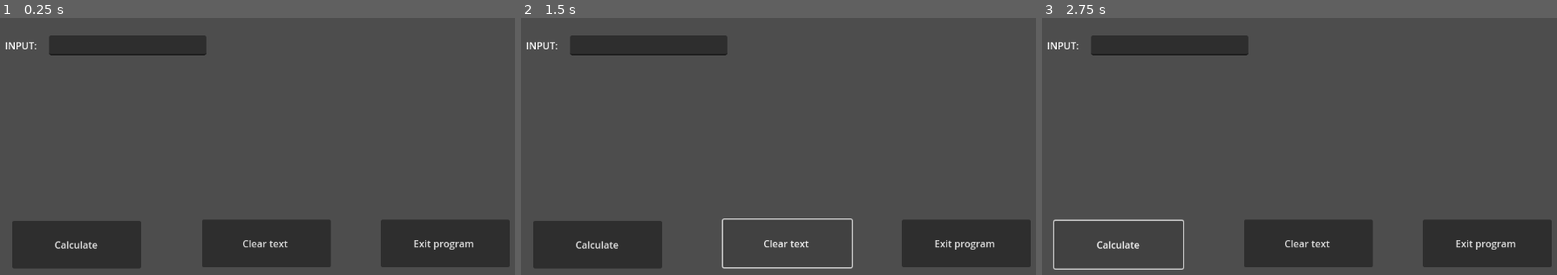
Above: before the commit, frames 1-3 (left to right).
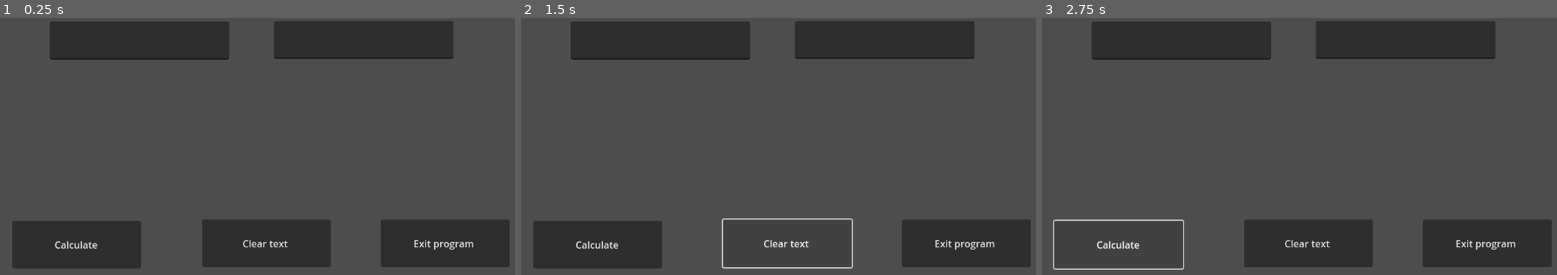
Above: after the commit, the same moments.

Repository: KalebGg/GameDesign1
Game: Godot game, scene res://control.tscn
Same seed, same stepped clock (60 frames per second), same inputs: the game is played once before the commit and once after it. The project has no main scene, so this scene is started directly.
Inputs:
- Up to frame 1 (0.25 s): no input
- Up to frame 2 (1.5 s): click "Calculate" at 0.5 s; click "Clear text" at 1.25 s
- Up to frame 3 (2.75 s): click "Calculate" at 2 s

The runs differ from the first frame. In frame 1, 8.0% of the frame differs, in the area x 1-88%, y 1-17%; in frame 2, 8.0%; in frame 3, 8.0%.
Error after the commit: Division by zero error in operator '/'. (res://Control.gd:16)

Commit message:
finished homemade calculater

Diff:
--- a/Control.gd
+++ b/Control.gd
@@ -7,6 +7,33 @@
 
 
 
+func _on_btn_calc_pressed():
+	var num1 = int($LineEdit.text)
+	var num2 = int($LineEdit2.text)
+	var Sum = num1 + num2
+	var Diff = num1 - num2
+	var Pro = num1 * num2
+	var Ave = num1 / num2
+	# TODO: product and average.
+	var Abs = abs(Diff)
+	var Max = 0
+	var Min = 0
+	if num1 > num2:
+		Max = num1
+		#Min = num2
+	else: #otherwise....
+		Max = num2
 
-func _on_check_button_pressed():
-	pass # Replace with function body.
+	if Max == num1: # check if same value
+		Min = num2
+	else:
+		Min = num1
+
+	$Label.text = "Sum: " + str(Sum) + \
+				"\nDifference " + str(Diff) + \
+
+				"\nAbs. Distance: " + str(Abs) + \
+				"\nMax: " + str(Max) + \
+				"\nPro: " + str(Pro) + \
+				"\nAve: " + str(Ave) + \
+				"\nMin: " + str(Min)
--- a/control.tscn
+++ b/control.tscn
@@ -13,7 +13,7 @@
 grow_vertical = 2
 script = ExtResource("1_0vp73")
 
-[node name="CLAC" type="Button" parent="."]
+[node name="btnCalc" type="Button" parent="."]
 layout_mode = 0
 offset_left = 63.0
 offset_top = 336.0
@@ -21,7 +21,7 @@
 offset_bottom = 415.0
 text = "Calculate"
 
-[node name="CLEAR" type="Button" parent="."]
+[node name="btnClear" type="Button" parent="."]
 layout_mode = 0
 offset_left = 377.0
 offset_top = 334.0
@@ -29,7 +29,7 @@
 offset_bottom = 413.0
 text = "Clear text "
 
-[node name="EXIT" type="Button" parent="."]
+[node name="btnExit" type="Button" parent="."]
 layout_mode = 0
 offset_left = 673.0
 offset_top = 334.0
@@ -39,20 +39,28 @@
 
 [node name="Label" type="Label" parent="."]
 layout_mode = 0
-offset_left = 51.0
-offset_top = 34.0
-offset_right = 290.0
-offset_bottom = 80.0
-text = "INPUT: "
+offset_left = 50.0
+offset_top = 59.0
+offset_right = 900.0
+offset_bottom = 326.0
 
 [node name="LineEdit" type="LineEdit" parent="."]
 layout_mode = 0
-offset_left = 124.0
-offset_top = 29.0
-offset_right = 384.0
-offset_bottom = 62.0
+offset_left = 125.0
+offset_top = 6.0
+offset_right = 422.0
+offset_bottom = 69.0
 
-[connection signal="pressed" from="CLAC" to="." method="_on_button_pressed"]
-[connection signal="pressed" from="CLEAR" to="." method="_on_clear_pressed"]
-[connection signal="pressed" from="CLEAR" to="." method="_on_button_pressed"]
-[connection signal="pressed" from="EXIT" to="." method="_on_exit_pressed"]
+[node name="LineEdit2" type="LineEdit" parent="."]
+layout_mode = 0
+offset_left = 496.0
+offset_top = 5.0
+offset_right = 793.0
+offset_bottom = 68.0
+
+[connection signal="pressed" from="btnCalc" to="." method="_on_btn_calc_pressed"]
+[connection signal="pressed" from="btnCalc" to="." method="_on_button_pressed"]
+[connection signal="pressed" from="btnClear" to="." method="_on_clear_pressed"]
+[connection signal="pressed" from="btnClear" to="." method="_on_button_pressed"]
+[connection signal="pressed" from="btnClear" to="." method="_on_btn_clear_pressed"]
+[connection signal="pressed" from="btnExit" to="." method="_on_exit_pressed"]
